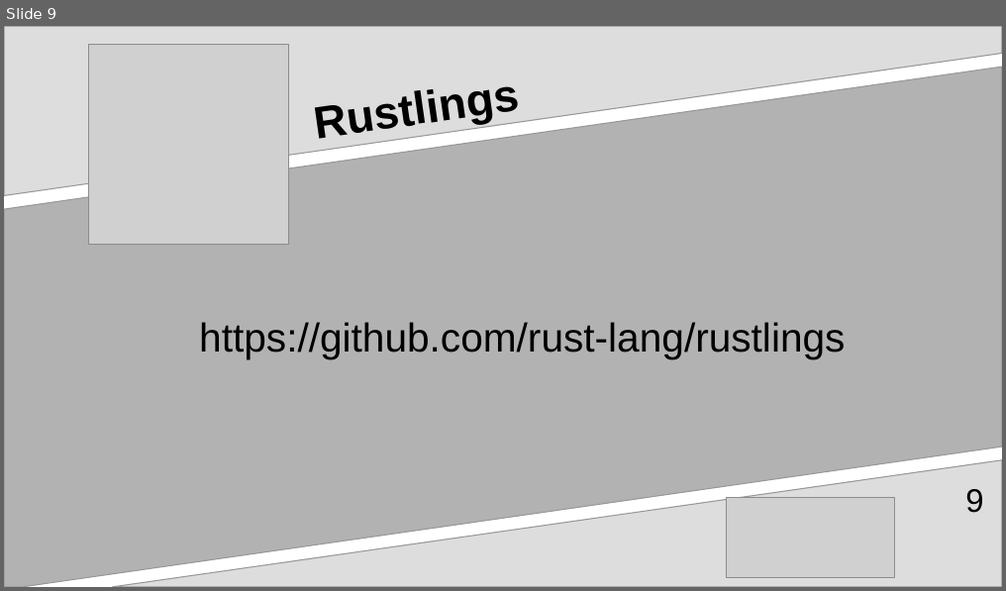
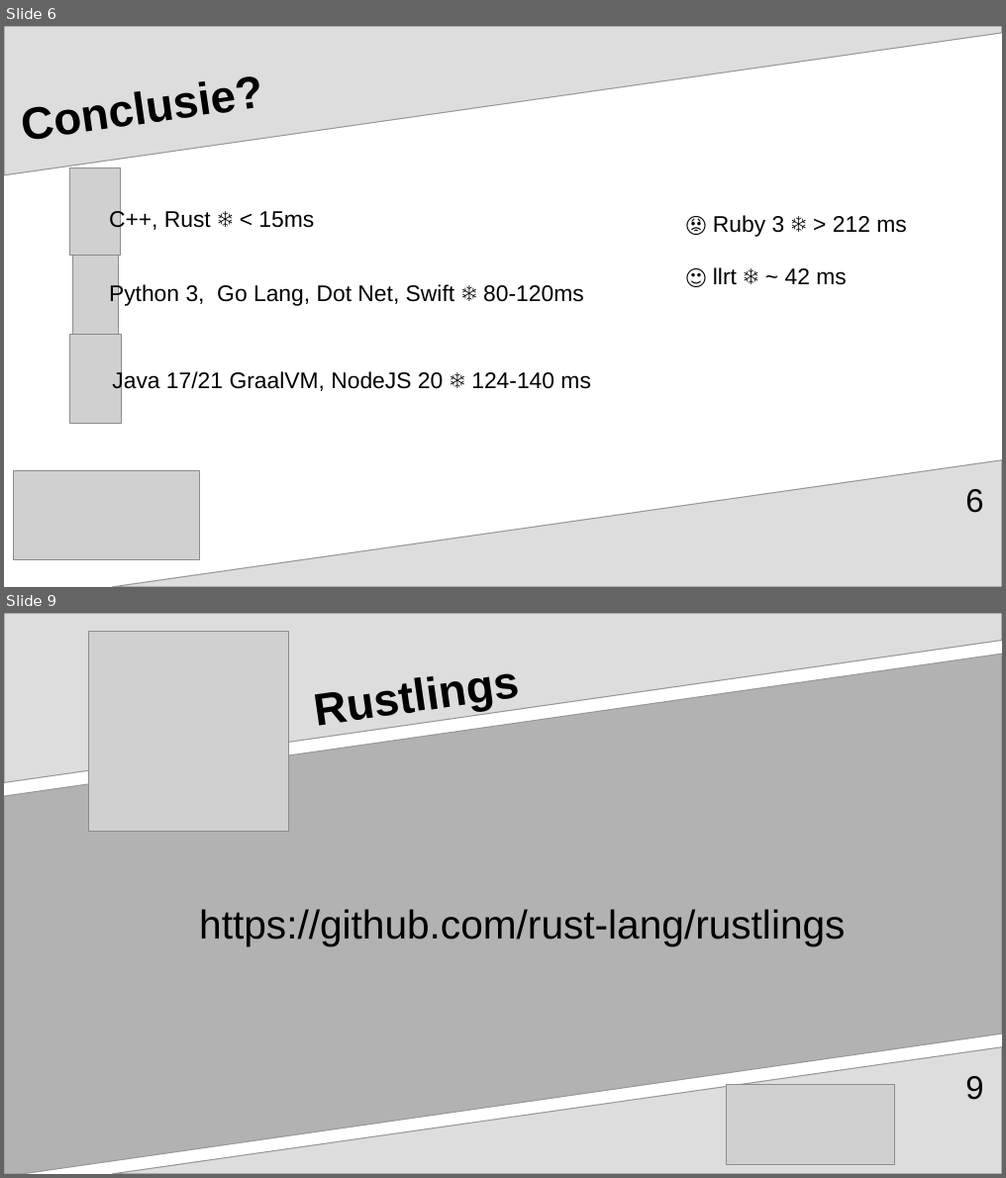
Before and after one commit to aventinesolutions/awsvsgcp-channel, a slide deck: ep002-Rust_in_Cloud_Native/ep002-Rust_in_Cloud_Native.odp. Shown one above the other, each under a label of ours: slide 9 before the commit, slides 6 and 9 after it; the slides between them are not shown. The pictures are 1006x591 and 1006x1178 pixels, drawn with LibreOffice and Linux fonts; fonts in the diff are those of the drawing; grey boxes stand for pictures. Boxes give left, top, right and bottom in pixels: in the first picture for what was removed or moved away, otherwise in the second. Text is boxed around its words. In the diff, an @@ line names an element or a change of style, - is before the commit and + after.

Commit message:
:bear: :construction: fine tuning presentation "Rust in Cloud Native"

```diff
--- a/ep002-Rust_in_Cloud_Native/ep002-Rust_in_Cloud_Native.odp
+++ b/ep002-Rust_in_Cloud_Native/ep002-Rust_in_Cloud_Native.odp
@@ slide 6 added at [4,26,1002,587], background #FFFFFF; not listed: 1 template element that a slide beside it also shows @@
@@ freeform shape added at [4,26,1002,175], fill #DDDDDD, outline #999999 0.85 pt @@
@@ title added at [15,26,910,169], 36 pt, text #000000, bold @@
+Conclusie?
@@ picture added at [70,169,120,255] @@
@@ text added at [109,209,314,233], 18 pt, text #000000 @@
+C++, Rust ❄️ < 15ms
@@ text added at [713,215,906,237], 18 pt, text #000000 @@
+😟 Ruby 3 ❄️ > 212 ms
@@ picture added at [73,255,118,334] @@
@@ text added at [109,283,584,307], 18 pt, text #000000 @@
+Python 3, Go Lang, Dot Net, Swift ❄️ 80-120ms
@@ text added at [713,268,846,285], 18 pt, text #000000 @@
+🙂 llrt ❄️ ~ 42 ms
@@ picture added at [69,334,121,423] @@
@@ text added at [112,371,590,394], 18 pt, text #000000 @@
+Java 17/21 GraalVM, NodeJS 20 ❄️ 124-140 ms
@@ picture added at [13,472,200,561] @@
@@ page number added at [965,489,983,513], 26 pt, text #000000 @@
+6
```
Also in this commit, not shown: 6 slides changed, 1 slide removed, 8 other files.
